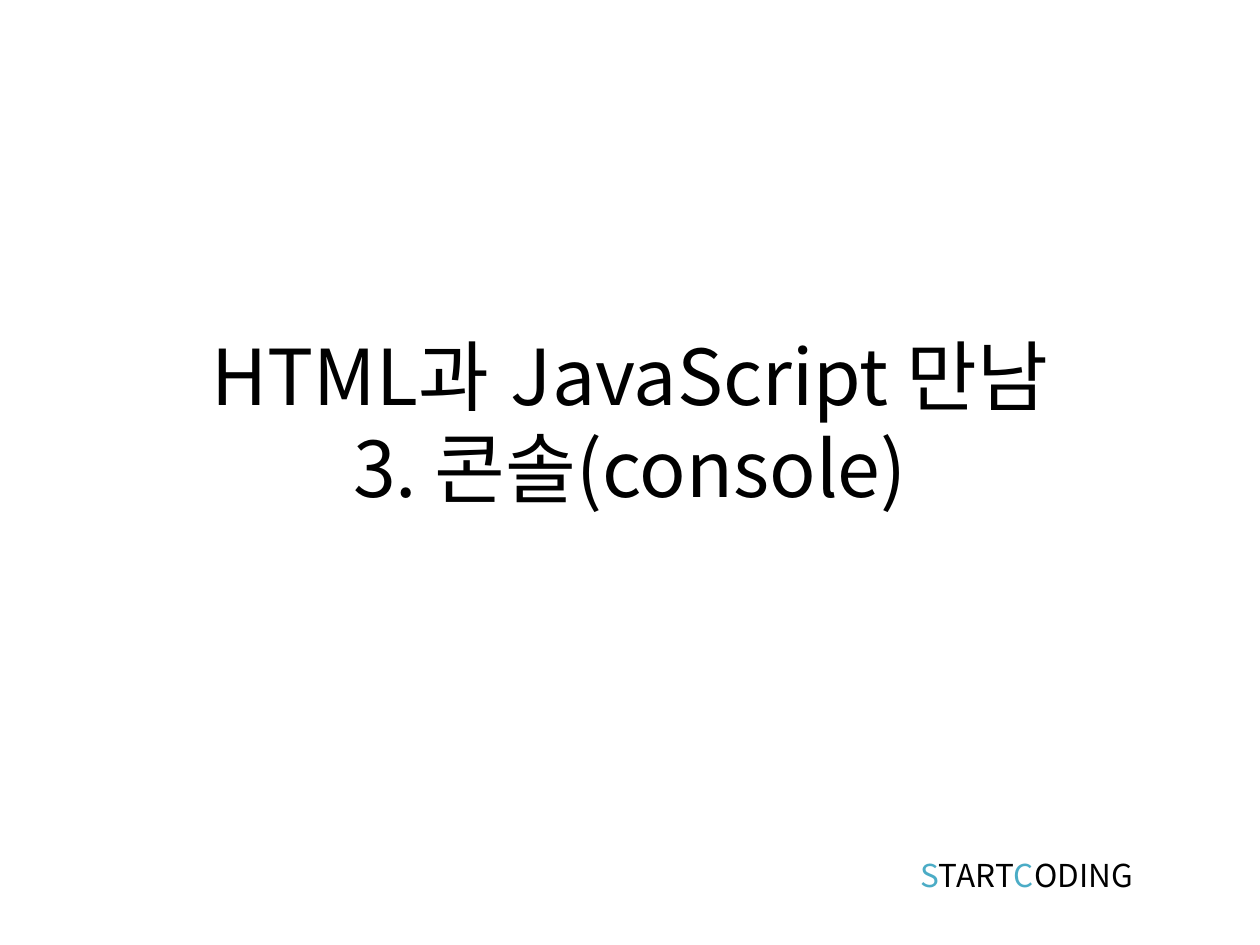
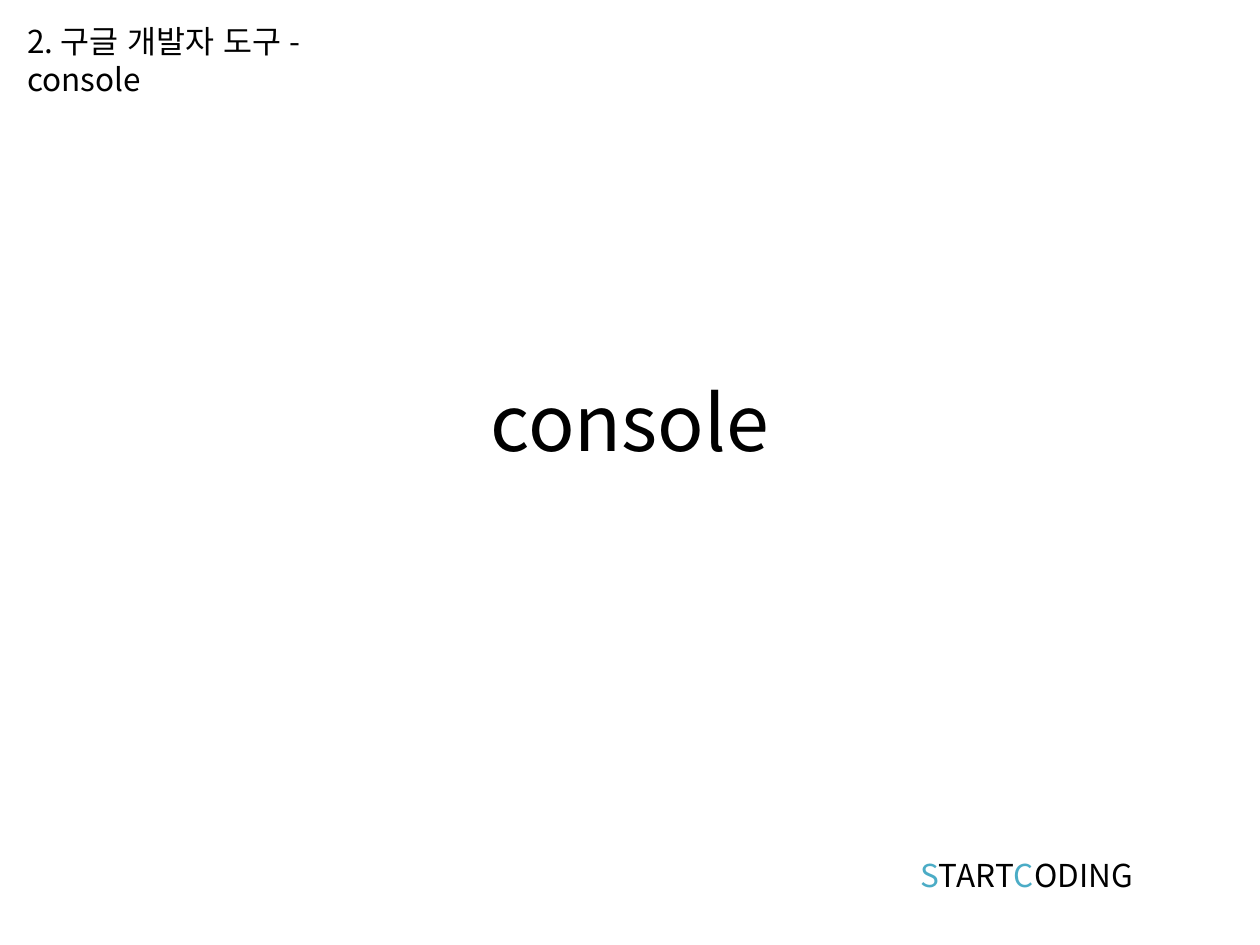
Before and after one commit to kwonkijun/web, a slide deck: slide 6 of 프론트엔드기초(PPT)/JAVASCRIPT 2강_시작하기.pptx. Drawn at 1260x945 pixels with LibreOffice and Linux fonts; fonts in the diff are those of the drawing. Boxes give left, top, right and bottom in pixels: in the first picture for what was removed or moved away, otherwise in the second. Text is boxed around its words. In the diff, an @@ line names an element or a change of style, - is before the commit and + after.

```diff
--- a/프론트엔드기초(PPT)/JAVASCRIPT 2강_시작하기.pptx
+++ b/프론트엔드기초(PPT)/JAVASCRIPT 2강_시작하기.pptx
@@ text added at (x1=27, y1=27, x2=281, y2=92), 18 pt, text #000000 @@
+2. 구글 개발자 도구 - console
@@ title at (x1=491, y1=389, x2=769, y2=452): text changed @@
-HTML과 JavaScript 만남
-3. 콘솔(console)
+console
```
Also in this commit, not shown: 5 other slides changed, 1 slide added, 1 slide removed, 8 other files.
